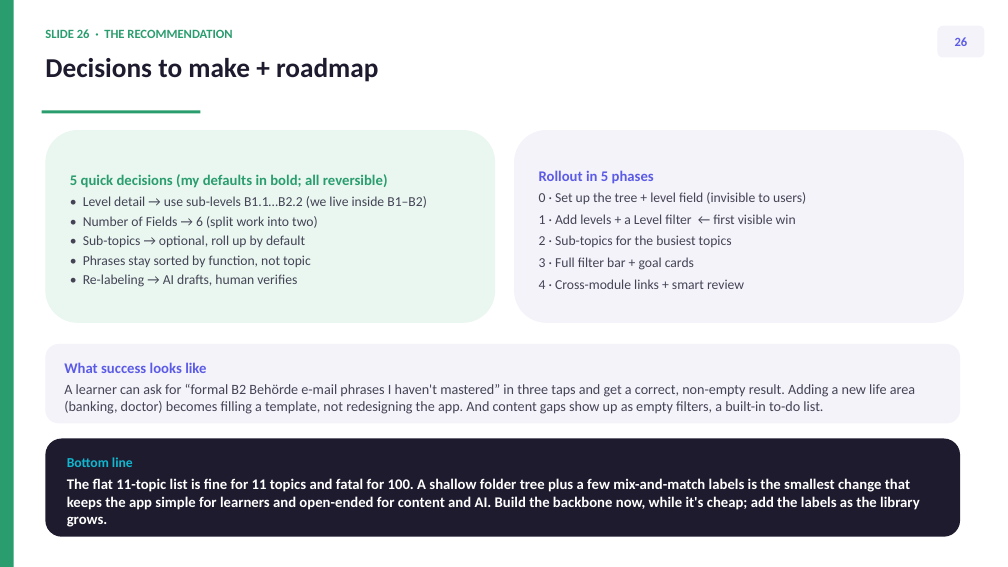
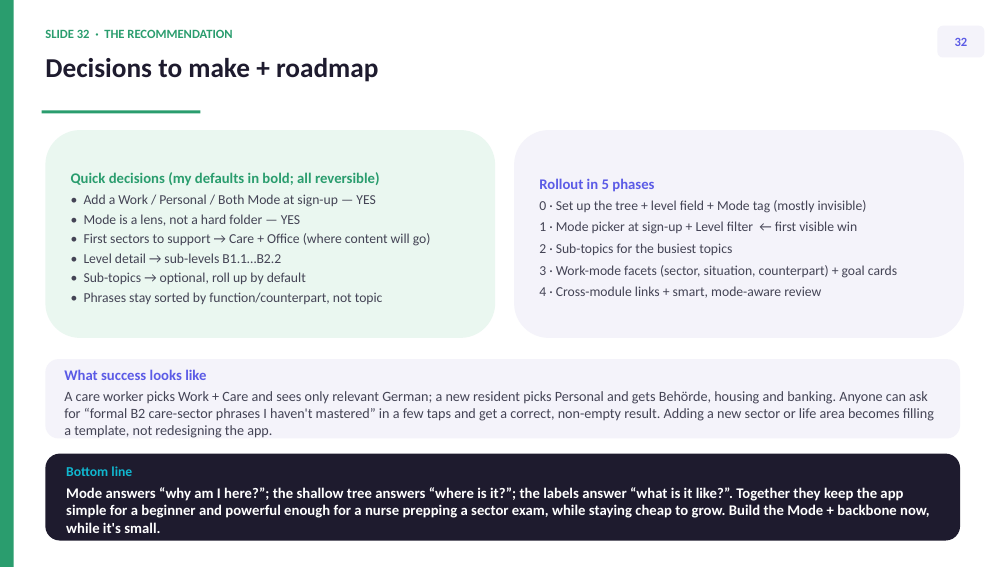
Before and after one commit to thelivinsine/B2furBerufApp, a slide deck: slide 35 of docs/TAXONOMY_REDESIGN.pptx (slide 29 before the commit). Drawn at 1008x567 pixels with LibreOffice and Linux fonts; fonts in the diff are those of the drawing. Boxes give left, top, right and bottom in pixels: in the first picture for what was removed or moved away, otherwise in the second. Text is boxed around its words. In the diff, an @@ line names an element or a change of style, - is before the commit and + after.

```diff
--- a/docs/TAXONOMY_REDESIGN.pptx
+++ b/docs/TAXONOMY_REDESIGN.pptx
@@ text at (x1=45, y1=29, x2=232, y2=38): text changed @@
-SLIDE 26 · THE RECOMMENDATION
+SLIDE 32 · THE RECOMMENDATION
@@ text in rounded rectangle at (x1=955, y1=38, x2=968, y2=46): text changed @@
-26
+32
@@ rounded rectangle "Quick decisions (my defaults in ..." resized from (x1=45, y1=130, x2=495, y2=323) to (x1=45, y1=130, x2=495, y2=338) @@
@@ rounded rectangle "Rollout in 5 phases" resized from (x1=514, y1=130, x2=964, y2=323) to (x1=514, y1=130, x2=964, y2=338) @@
@@ text in rounded rectangle at (x1=71, y1=172, x2=431, y2=263): text changed @@
-5 quick decisions (my defaults in bold; all reversible)
-• Level detail → use sub-levels B1.1…B2.2 (we live inside B1–B2)
-• Number of Fields → 6 (split work into two)
+Quick decisions (my defaults in bold; all reversible)
+• Add a Work / Personal / Both Mode at sign-up — YES
+• Mode is a lens, not a hard folder — YES
+• First sectors to support → Care + Office (where content will go)
+• Level detail → sub-levels B1.1…B2.2
@@ text in rounded rectangle at (x1=539, y1=200, x2=867, y2=234): text changed @@
-0 · Set up the tree + level field (invisible to users)
-1 · Add levels + a Level filter ← first visible win
+0 · Set up the tree + level field + Mode tag (mostly invisible)
+1 · Mode picker at sign-up + Level filter ← first visible win
@@ text in rounded rectangle at (x1=539, y1=265, x2=897, y2=298): text changed @@
-3 · Full filter bar + goal cards
-4 · Cross-module links + smart review
+3 · Work-mode facets (sector, situation, counterpart) + goal cards
+4 · Cross-module links + smart, mode-aware review
@@ text in rounded rectangle at (x1=84, y1=292, x2=383, y2=304): text changed @@
-• Phrases stay sorted by function, not topic
-• Re-labeling → AI drafts, human verifies
+• Phrases stay sorted by function/counterpart, not topic
@@ rounded rectangle "What success looks like" moved from (x1=45, y1=344, x2=960, y2=423) to (x1=45, y1=359, x2=960, y2=439) @@
@@ text in rounded rectangle at (x1=64, y1=391, x2=934, y2=438): text changed @@
-A learner can ask for “formal B2 Behörde e-mail phrases I haven't mastered” in three taps and get a correct, non-empty result. Adding a new life area (banking, doctor) becomes filling a template, not redesigning the app. And content gaps show up as empty filters, a built-in to-do list.
+A care worker picks Work + Care and sees only relevant German; a new resident picks Personal and gets Behörde, housing and banking. Anyone can ask for “formal B2 care-sector phrases I haven't mastered” in a few taps and get a correct, non-empty result. Adding a new sector or life area becomes filling a template, not redesigning the app.
@@ rounded rectangle "Bottom line" resized from (x1=45, y1=439, x2=960, y2=537) to (x1=45, y1=454, x2=960, y2=541) @@
@@ text in rounded rectangle at (x1=66, y1=487, x2=929, y2=533): text changed @@
-The flat 11-topic list is fine for 11 topics and fatal for 100. A shallow folder tree plus a few mix-and-match labels is the smallest change that keeps the app simple for learners and open-ended for content and AI. Build the backbone now, while it's cheap; add the labels as the library grows.
+Mode answers “why am I here?”; the shallow tree answers “where is it?”; the labels answer “what is it like?”. Together they keep the app simple for a beginner and powerful enough for a nurse prepping a sector exam, while staying cheap to grow. Build the Mode + backbone now, while it's small.
```
Also in this commit, not shown: 27 other slides changed, 7 slides added, 1 slide removed, 5 other files.
